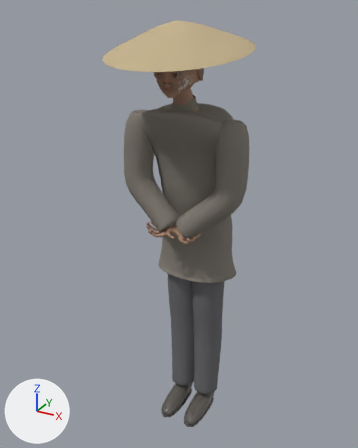
The Blender file blender/out/townsman.blend, before and after one commit.
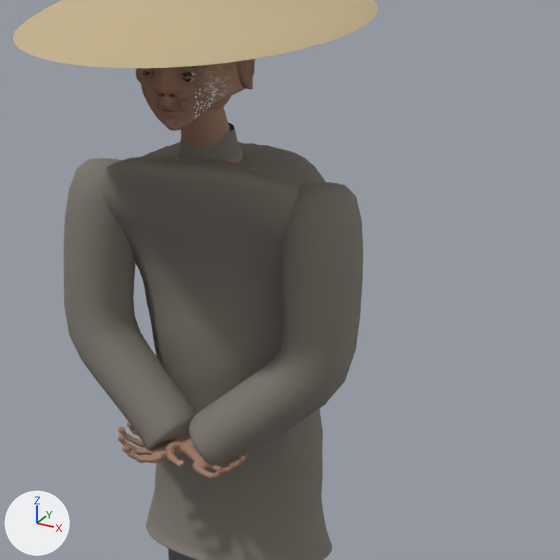
Old and new are each drawn whole from a 50 mm camera at (0.796, -1.593, 1.655) aimed at (-0.026, -0.098, 0.907) and again close up on the part from 27% to 93% of the width and 10% to 62% of the height. The lights are fixed; the arrows at lower left show +X, +Y and +Z. The older version's two pictures come first.

Names of what the first close-up shows: 'Collar', 'HandL', 'HandR', 'Hat', 'Head', 'Neck', 'SleeveL', 'SleeveR', 'Torso' and 7 more.
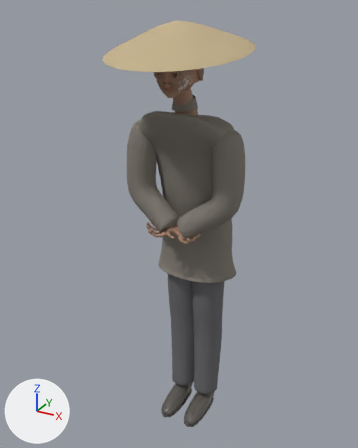
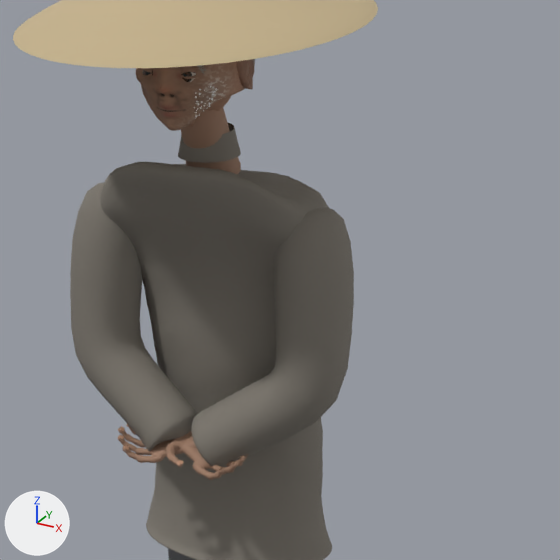
Boxes [x1, y1, x2, y2] around the edits, measured in the close-ups (560 x 560 px; the box of a moved part takes in the faces that stretch with it):
'Torso', reshaped
    before: [101, 142, 332, 560]
    after: [100, 162, 332, 560]
'SleeveR', reshaped (6% narrower, 9% shorter)
    before: [189, 182, 363, 467]
    after: [191, 207, 354, 467]
'SleeveL', reshaped (9% shorter)
    before: [64, 158, 197, 451]
    after: [70, 183, 197, 451]
part 1 of me_torso, moved or reshaped
    before: [101, 142, 326, 330]
    after: [100, 162, 330, 330]

What changed in the scene script:
```text
Change me_torso:
    where me_torso.from_pydata(...)  # 936 vertices, 902 faces; spans x -0.202..0.202, y -0.216..0.12, z 0.685..1.353
    used by ob_torso; parent = ob_townsman_root; location = (0.0, 0.0, 0.0)
    me_torso part 1: 313 of 936 vertices moved; they spanned x -0.202..0.202, y -0.202..0.086, z 1.065..1.353 and now span x -0.202..0.202, y -0.202..0.086, z 1.064..1.351; mean shift (0.0, 0.0, -0.016); largest move (-0.127, 0.005, 1.285) -> (-0.127, 0.005, 1.236)
Change me_sleevel:
    used by ob_sleevel; parent = ob_townsman_root; location = (0.0, 0.0, 0.0)
    remove me_sleevel.from_pydata(...)  # 180 vertices, 163 faces; spans x -0.241..0.004, y -0.207..-0.044, z 0.877..1.319
    add me_sleevel.from_pydata(...)  # 180 vertices, 163 faces; spans x -0.23..0.001, y -0.207..-0.051, z 0.875..1.286
    me_sleevel part 2: 172 of 180 vertices moved; they spanned x -0.241..0.004, y -0.207..-0.044, z 0.877..1.319 and now span x -0.23..0.001, y -0.207..-0.051, z 0.875..1.286; mean shift (0.007, 0.0, -0.02); largest move (-0.183, -0.101, 1.317) -> (-0.169, -0.101, 1.281)
Change me_sleever:
    used by ob_sleever; parent = ob_townsman_root; location = (0.0, 0.0, 0.0)
    remove me_sleever.from_pydata(...)  # 180 vertices, 163 faces; spans x -0.004..0.24, y -0.207..-0.045, z 0.878..1.319
    add me_sleever.from_pydata(...)  # 180 vertices, 163 faces; spans x -0.001..0.229, y -0.207..-0.051, z 0.875..1.286
    me_sleever part 3: 172 of 180 vertices moved; they spanned x -0.004..0.24, y -0.207..-0.045, z 0.878..1.319 and now span x -0.001..0.229, y -0.207..-0.051, z 0.875..1.286; mean shift (-0.007, 0.0, -0.02); largest move (0.184, -0.101, 1.317) -> (0.169, -0.101, 1.281)
```
